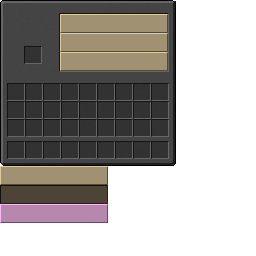
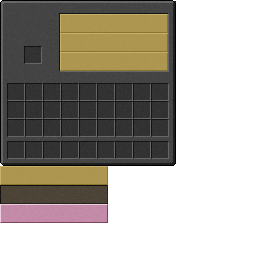
Before/after of a (256, 256) layered artwork. What changed in the layer stack:
added layer "Color Fill 2" (color, 50%) above "Color Fill 1" over [0, 204, 108, 223]
added layer "Color Fill 1" (50%) above "Hue/Saturation 1" over [0, 14, 168, 185]
painted on "New" over [0, 0, 176, 223]
